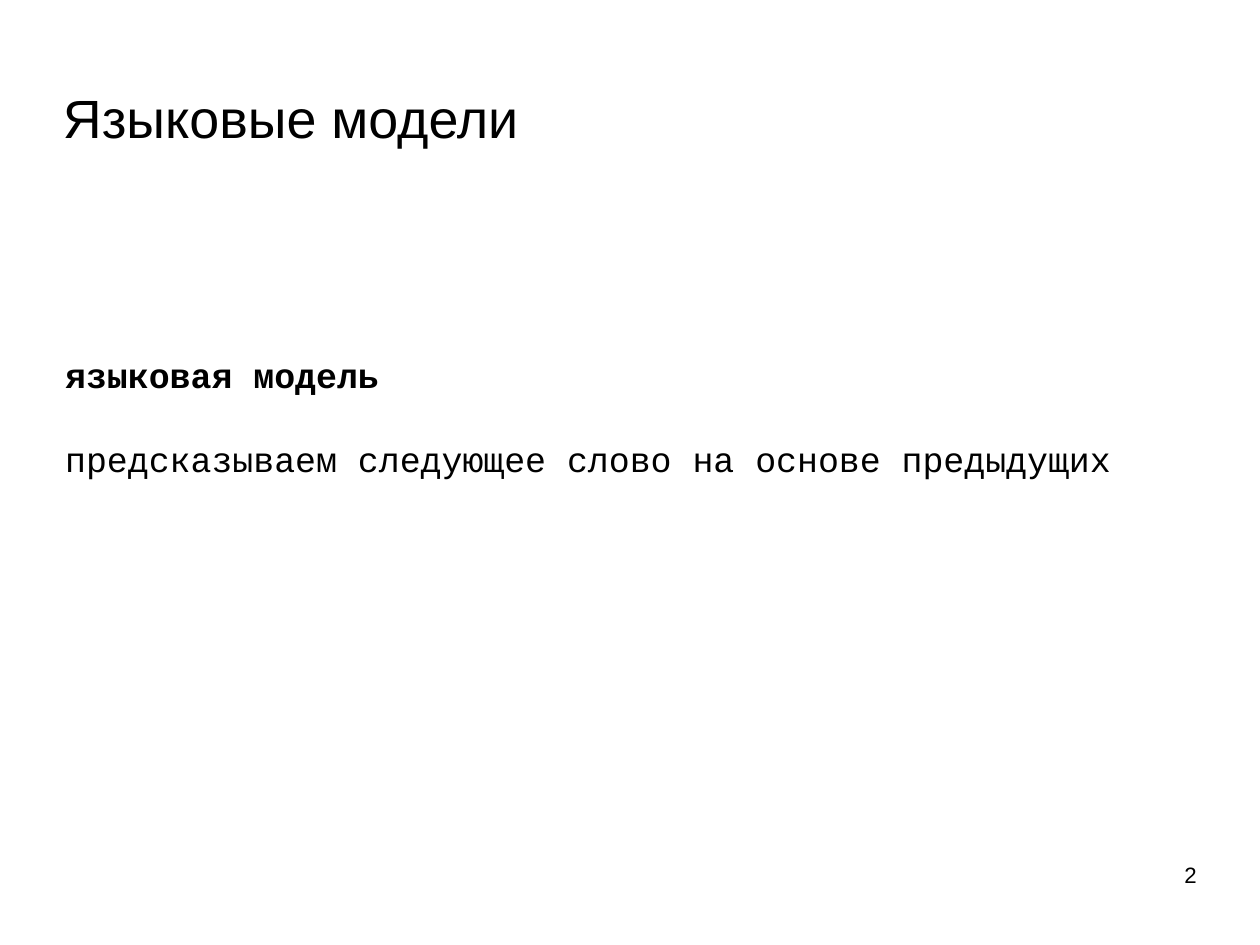
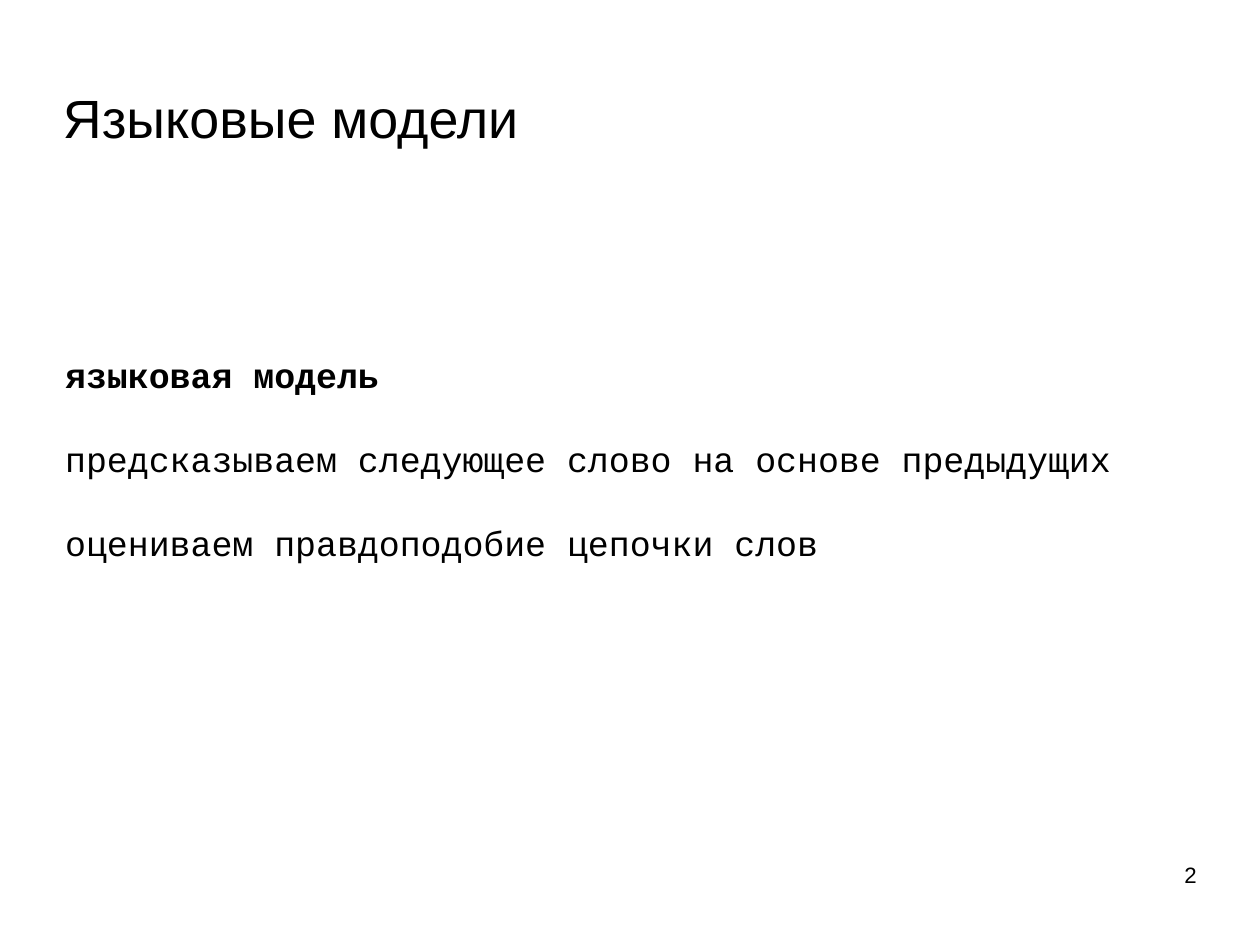
Before and after one commit to mechanoid5/ml_nlp_2023_II, a slide deck: slide 2 of 07-lang-model.odp. Drawn at 1260x945 pixels with LibreOffice and Linux fonts; fonts in the diff are those of the drawing; background and template pictures are left out. Boxes give left, top, right and bottom in pixels: in the first picture for what was removed or moved away, otherwise in the second. Text is boxed around its words. In the diff, an @@ line names an element or a change of style, - is before the commit and + after.

```diff
--- a/07-lang-model.odp
+++ b/07-lang-model.odp
@@ text at (x1=65, y1=531, x2=818, y2=564): paragraph added @@
+оцениваем правдоподобие цепочки слов
```
Also in this commit, not shown: 2 other slides changed, 7 other files.
